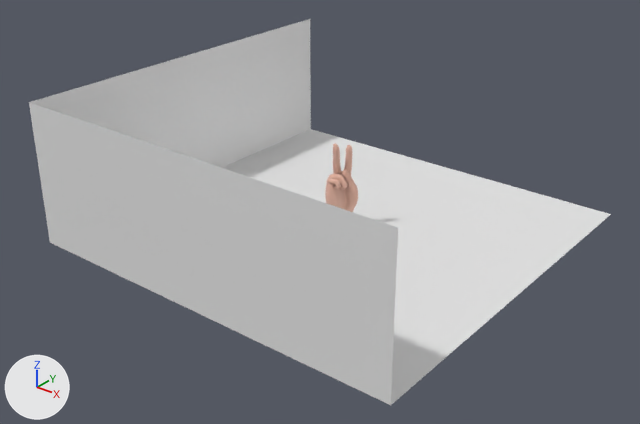
The OBJ model Hand Models Blender/alphabet/K.obj as it was, and as the next commit left it.
The view is the same before and after, from a 50 mm camera at (22.5, -29.2, 17.7) aimed at (0.1, -1.2, 0.3). Arrows for +X, +Y and +Z are at lower left; the lights stay in place. Where no turn or scale is listed for an object, it has been applied to the vertices.

Names of what the first picture shows: 'Plane.004', 'Plane_Plane.006'.
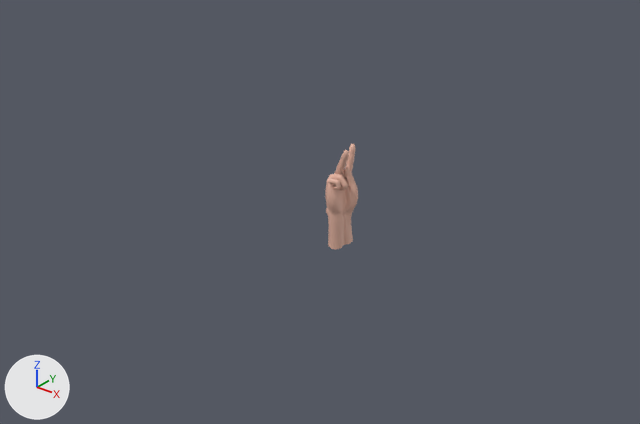
What the commit changed:
me_plane_004 is used by ob_plane_004; location (0.0, 0.0, 0.0).
me_plane_004 had 13290 vertices, 13244 faces, 2 loose edges and spanned x -0.2..1.1, y -0.83..0.73, z -1.77..3.33.
me_plane_004 now has 13290 vertices, 13244 faces, 2 loose edges and spans x -0.2..1.1, y -0.83..0.73, z -1.77..3.19.
me_plane_004 part 1: 7050 of 13290 vertices moved; they spanned x -0.05..1.1, y -0.37..0.56, z 0.54..3.33 and now span x -0.06..1.1, y -0.37..0.66, z 0.55..3.19; mean shift (0.14, 0.08, -0.03); largest move (0.19, -0.24, 3.33) -> (0.82, -0.24, 3.18).
Object 'Plane_Plane.006' (ob_plane_plane_006) is deleted.

Changed parts and their boxes (x1, y1, x2, y2) in the pictures (640 x 424 px; the box of a moved part takes in the faces that stretch with it):
'Plane_Plane.006', deleted: before (29, 19, 611, 405)
'Plane.004', reshaped: before (325, 143, 358, 212); after (325, 144, 358, 249)
part 1 of me_plane_004, moved or reshaped: before (333, 143, 358, 206); after (334, 144, 358, 206)
